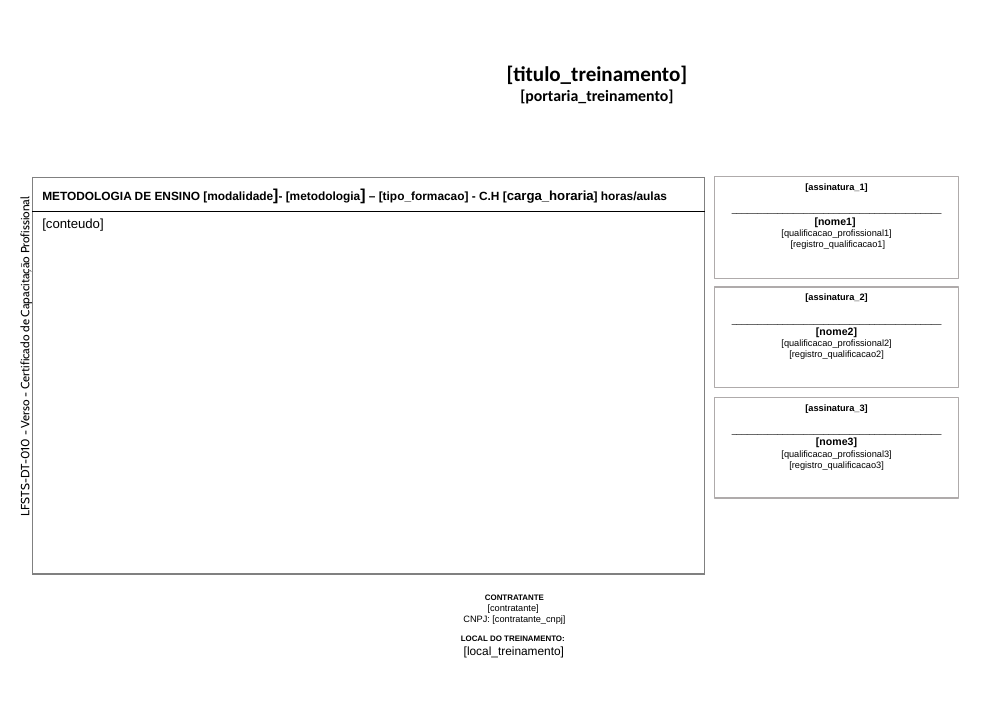
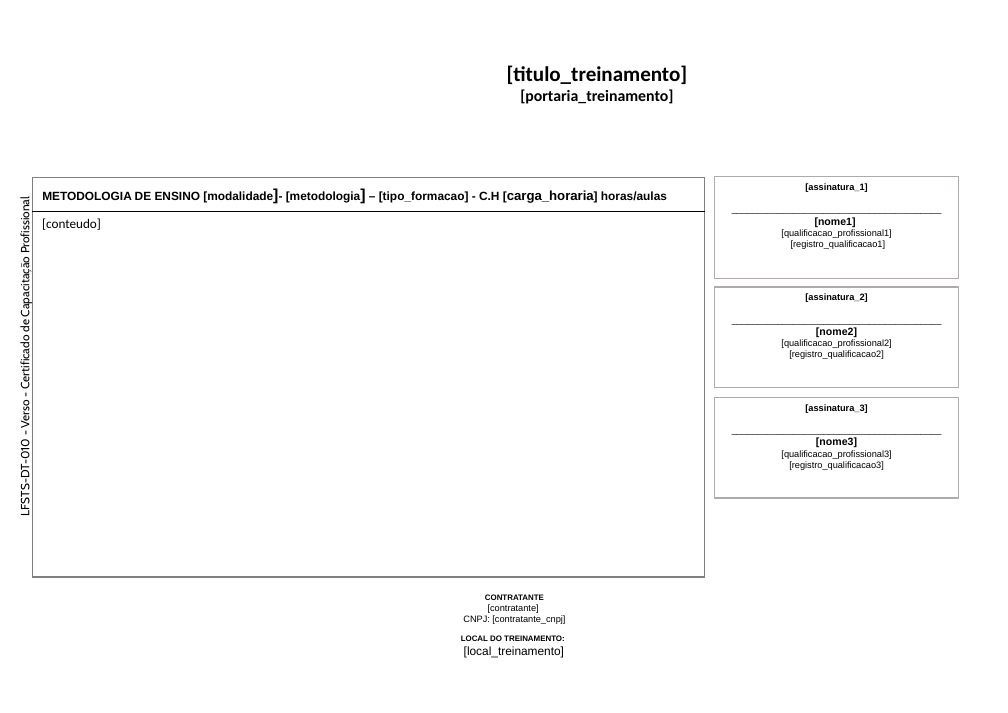
Before and after one commit to Programateca/lfsoares-front, a slide deck: slide 1 of public/templates/verso-3a.pptx. Drawn at 1008x713 pixels with LibreOffice and Linux fonts; fonts in the diff are those of the drawing; background and template pictures are left out. Boxes give left, top, right and bottom in pixels: in the first picture for what was removed or moved away, otherwise in the second. Text is boxed around its words. In the diff, an @@ line names an element or a change of style, - is before the commit and + after.

Commit message:
feat: update verso-3a.pptx template for improved presentation quality

```diff
--- a/public/templates/verso-3a.pptx
+++ b/public/templates/verso-3a.pptx
@@ table at (33, 178, 705, 577) @@
-row 2, column 1: [conteudo]
+row 2, column 1: 
@@ text added at (42, 218, 101, 230), 10 pt, text #000000 @@
+[conteudo]
```
